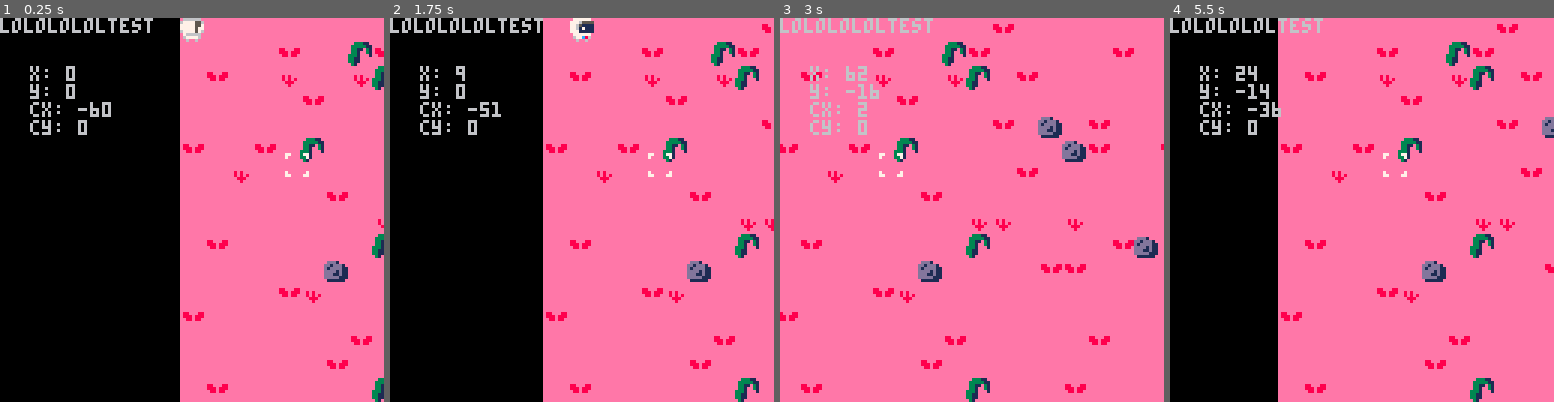
Above: before the commit, frames 1-4 (left to right).
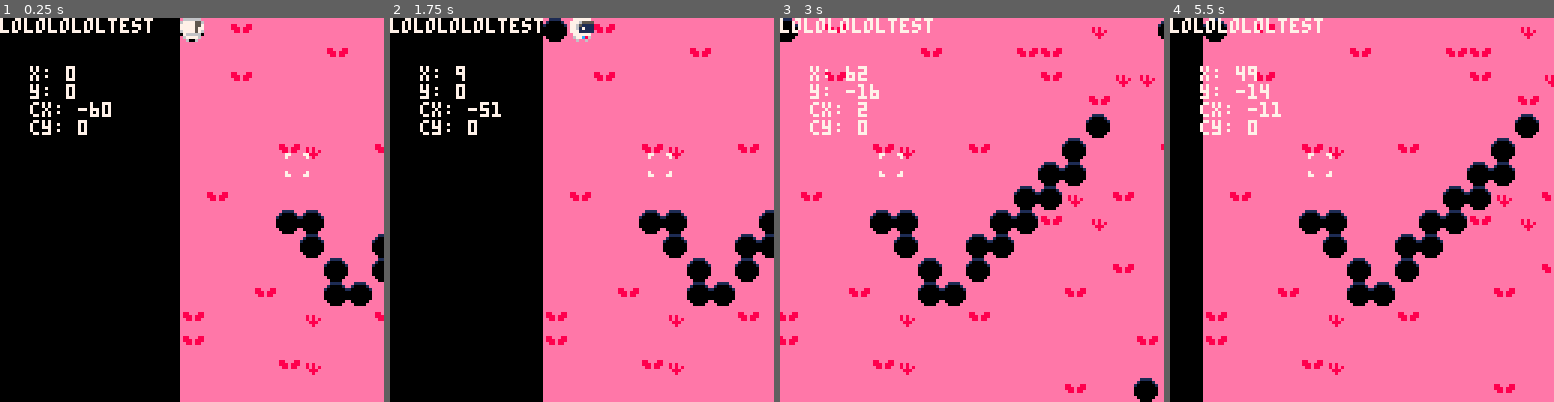
Above: after the commit, the same moments.

Repository: ARKANYOTA/ludumdare47
Game: PICO-8 cartridge arkanv1.p8
Same seed, same stepped clock (60 frames per second), same inputs: the game is played once before the commit and once after it.
Inputs:
- Up to frame 1 (0.25 s): no input
- Up to frame 2 (1.75 s): tap X (X key) at 0.33, 1.07 s; tap O (Z key) at 0.7, 1.7 s; hold Right from 1.6 s (still down)
- Up to frame 3 (3 s): tap X (X key) at 1.85, 2.97 s; release Right at 2.1 s; tap O (Z key) at 2.1, 2.5, 2.9 s; hold Up 2.15-2.42 s; hold Right from 2.47 s (still down)
- Up to frame 4 (5.5 s): release Right at 3.03 s; hold Left 3.08-3.58 s; tap O (Z key) every 0.4 s from 3.3 to 5.3 s; hold Down 3.63-3.97 s; hold Right 4.02-4.68 s; tap X (X key) at 4.08, 5.2 s; hold Up 4.73-5.03 s; hold Left from 5.08 s (still down)

The runs differ from the first frame. In frame 1, 6.6% of the frame differs, in the area x 0-100%, y 0-100%; in frame 2, 8.0%; in frame 3, 13%; in frame 4, 30%.

Commit message:
camera (invalid)

Diff:
--- a/arkanv1.p8
+++ b/arkanv1.p8
@@ -26,6 +26,7 @@
 			menu=false
 		end
 	else
+		copymapedges()
 	 if btn(⬅️) 										and
 	 			not (icol(x,y))			and
 	 			not (icol(x,y+7))	then
@@ -80,6 +81,7 @@
 end
 -->8
 function debug()
+		color(7)
 		printui("x: "..x,10,16)
 		printui("y: "..y,10,22)
 		printui("cx: "..cx,10,28)
@@ -97,6 +99,17 @@
 
 function printui(txt,txtx,txty,col)
  print(txt,txtx+cx,txty)
+end
+
+function copymapedges()
+--16 96
+--copy end to
+	for iy=0,15 do
+		for ix=0,15 do
+			local tmp=mget(ix+96,iy)
+			mset(ix,iy,tmp)
+		end
+	end
 end
 __gfx__
 00000000066666600666666006666660077777700777777007777770077777700777777007777770077777700000000000000000000000000000000000000000
@@ -151,22 +164,22 @@
 0000000000000000000000000000000000000000000000000000000000000000000000000000000000000000000000000000000000000000000000000000000000000000000000000000000000000000010101000000000000000000000000000000000000000000000000000000000000000000000000000000000000000000
 0000000000000000000000000000000000000000000000000000000000000000000000000000000000000000000000000000000000000000000000000000000000000000000000000000000000000000000000000000000000000000000000000000000000000000000000000000000000000000000000000000000000000000
 __map__
-4141414141414141414041414141414142424141414141414141414141404141414141414141414041414141414141414141414140414141414141414141414141414040414141414141414141414141414141414141414142414141414141414141404141414141414141414142414140414141414141414141414141414041
-4141414140414150404141414141404141414141414041414141404141404141414141404141414141414141414041414141414141414141424141414141414140404141414141424141414141414141414141414040414141414141414141414141414141414041414140404141414141414140414141414140414141414141
-4140414142414142504140414141414141414141414141414141414141415141404041414140414241414141414141404141414141414141414041414141414141414141414141414141404141414141424141404041414141404141414141404141404141414141414141404141424242414141414140414140404240414141
-4141414141404141414141414141414141414141414141414141414141414242414041414141414141414141414142414141414041414141414141414141414141404141414140414141414040414141414141414141414041414140414140424141414141414141414141414140414141414141414141414141414141414140
-4141414141414141414041514140414141414140514141404141414141414041414141414141414140404141414142414141414141414140404041414140414141404141414141414141414241414141414141414141414141414141414141414141414141414141414141414141414141414041414141414141414142414140
-4041414041504141414141415140414140414141414141404141414141414142414141414141414041414140414141414141414141414141414141424140414141424241414141414141414141414141414142414141414141414141414141414141414140424141404141414141414141404140404141424140404141414141
-4141424141414141414140414141414141414141414141414141414141414141414141414241414141414141414041414141414141404141414141414041414141414141414141414141414141414141404141414141414141414141414241414141414141414141414141404141414141414141414041414141414141414141
-4141414141414041414141414141414141414141404141414141414141414141414141424141414141414040414141414141414141404141414141424141414141414141414141414141424141404141414141414041414041414141414041414140414141414141414141404241404141414141414041414141414140404141
-4141414141414141424241414241414141424241414141414141414141414141414041414141414140414140414141414140414141414141414141424141414141414141414141414140414141414141414141414141414141414141414041414141414141414141414141404142414141414141414041414141414141404141
-4140414141414141504141414141405141414141414151414141414141414140414141414041414141414141414241414141414141414141414141414141414141414041424141414141414141414140414141414141414141414141414141414141414141414141414141414141414141414141414141414140414141404141
-4141414141415141414141404041414141404141414141414141414140414141414141414141414241414141414140414141414141414141414141414141414141414141414140404141414141414141414142414140414141414041414242424141414141414141404141414141404141414141414141414141414041414241
-4141414140424141414141414141414141414141404141404141414141414141414141414141414141404141414141414141414140414140414141414241414141414140414141414241414141414141414141414241414141414141414141414141414041414141414141414041414141414241414140414141404141414140
-4041414141414141414141414141414141414141424141404141414141414141414141414141414140404141414141414141414141414141414141404041414141414140414141414141414141414141414141414141414141414141414141414041414141424141404141414141414140404141414141414141424241414141
-4141414141414140414141414140414141414141414141414141414141414151414141414141414141414141414141414141414040414141414141414141414141414241414141404141404041414140414141414141414141414141414141414041414141414141414141414141414041414141414141414141414141404141
-4141414141414041414141414141414141414041414141414141414241414141414041414140414141414141414141414141414141414140414141414141404141414141414141414141414141414141414141414140414141414141414141414141414140424141414141414141414141414141414141414141414041414141
-4140414141414141504141414041414141414141414140414141414041414141414141414141414141414141414042414141414141414141414040414141414141414141414141414141414141414141414141414141414141414140414141414141414141414141414141414041414141414141404041414141414041414140
+0000000000000000000000000000000053424141414141414141414141404141414141414141414041414141414141414141414140414141414141414141414141414040414141414141414141414141414141414141414142414141414141415341404141414141414141414142414100000000000000000000000000000000
+0000000000000000000000000000000041414141414041414141404141404141414141404141414141414141414041414141414141414141424141414141414140404141414141424141414141414141414141414040414141414141414141414141414141414041414140404141414100000000000000000000000000000000
+0000000000000000000000000000000041414141414141414141414141415141404041414140414241414141414141404141414141414141414041414141414141414141414141414141404141414141424141404041414141404141414141404141404141414141414141404141424200000000000000000000000000000000
+0000000000000000000000000000000041414141414141415353414141414242414041414141414141414141414142414141414041414141414141414141414141404141414140414141414040414141414141414141414041414140414140424141414141414141414141414140414100000000000000000000000000000000
+0000000000000000000000000000000041414140514153534141535341414041414141414141414140404141414142414141414141414140404041414140414141404141414141414141414241414141414141414141414141414141414141414141414141414141414141414153414100000000000000000000000000000000
+0000000000000000000000000000000040414141415353404141415341414142414141414141414041414140414141414141414141414141414141424140414141424241414141414141414141414141414142414141414141414141414141414141414140424141404141415341414100000000000000000000000000000000
+0000000000000000000000000000000041414141535341414141415341414141414141414241414141414141414041414141414141404141414141414041414141414141414141414141414141414141404141414141414141414141414241414141414141414141414141535341414100000000000000000000000000000000
+0000000000000000000000000000000041414141534141414141415341414141414141424141414141414040414141414141414141404141414141424141414141414141414141414141424141404141414141414041414041414141414041414140414141414141414153534241404100000000000000000000000000000000
+0000000000000000000000000000000041424241534141414141415341414141414041414141414140414140414141414140414141414141414141424141414141414141414141414140414141414141414141414141414141414141414041414141414153534141415353404142414100000000000000000000000000000000
+0000000000000000000000000000000041414141535351414141534141414140414141414041414141414141414241414141414141414141414141414141414141414041424141414141414141414140414141414141414141414141414141414141414141534141535341414141414100000000000000000000000000000000
+0000000000000000000000000000000041404141414153535353414140414141414141414141414241414141414140414141414141414141414141414141414141414141414140404141414141414141414142414140414141414041414242424141414141415341534141414141404100000000000000000000000000000000
+0000000000000000000000000000000041414141404141404141414141414141414141414141414141404141414141414141414140414140414141414241414141414140414141414241414141414141414141414241414141414141414141414141414041415353414141414041414100000000000000000000000000000000
+0000000000000000000000000000000041414141424141404141414141414141414141414141414140404141414141414141414141414141414141404041414141414140414141414141414141414141414141414141414141414141414141414041414141424141404141414141414100000000000000000000000000000000
+0000000000000000000000000000000041414141414141414141414141414151414141414141414141414141414141414141414040414141414141414141414141414241414141404141404041414140414141414141414141414141414141414041414141414141414141414141414000000000000000000000000000000000
+0000000000000000000000000000000041414041414141414141414241414141414041414140414141414141414141414141414141414140414141414141404141414141414141414141414141414141414141414140414141414141414141414141414140424141414141414141414100000000000000000000000000000000
+0000000000000000000000000000000041414141414140414141414041414153414141414141414141414141414042414141414141414141414040414141414141414141414141414141414141414141414141414141414141414140414141414141414141414141414141414041415300000000000000000000000000000000
 0000000000000000000000000000000000000000000000000000000000000000000000000000000000000000000000000000000000000000000000000000000000000000000000000000000000000000000000000000000000000042000000000000000000000000000000000000000000000000000000000000000000000000
 
 
